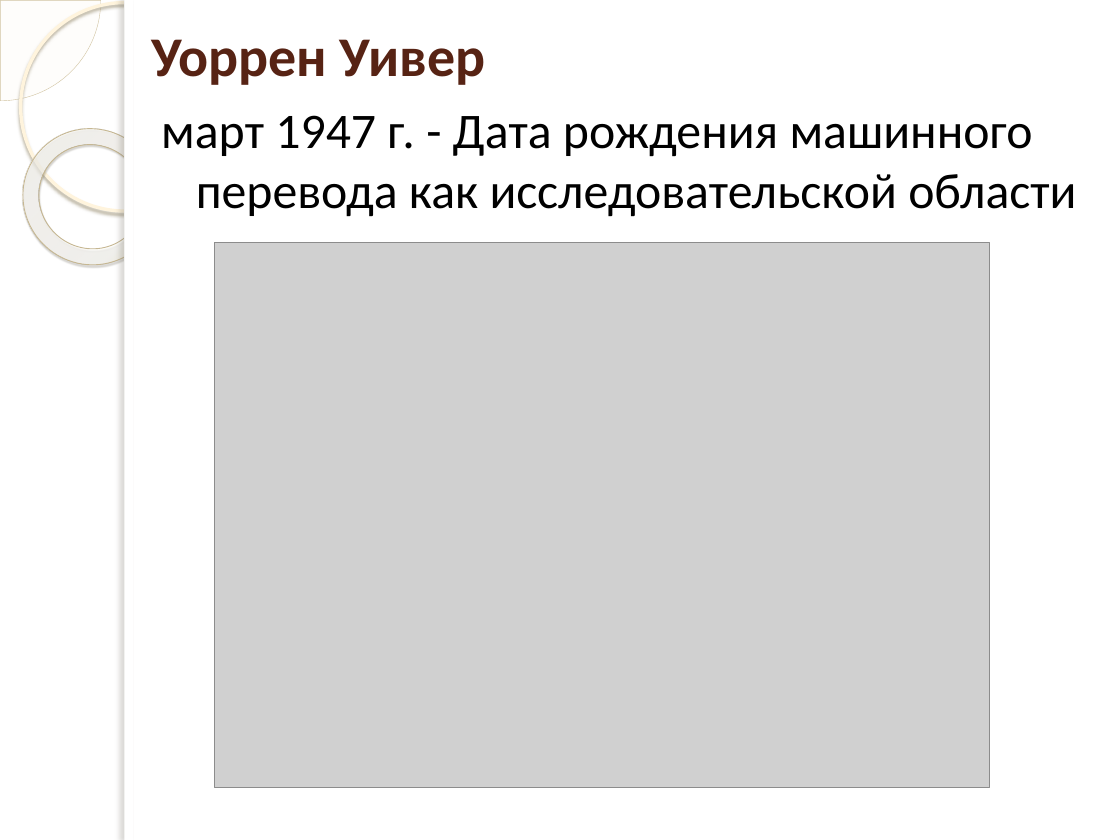
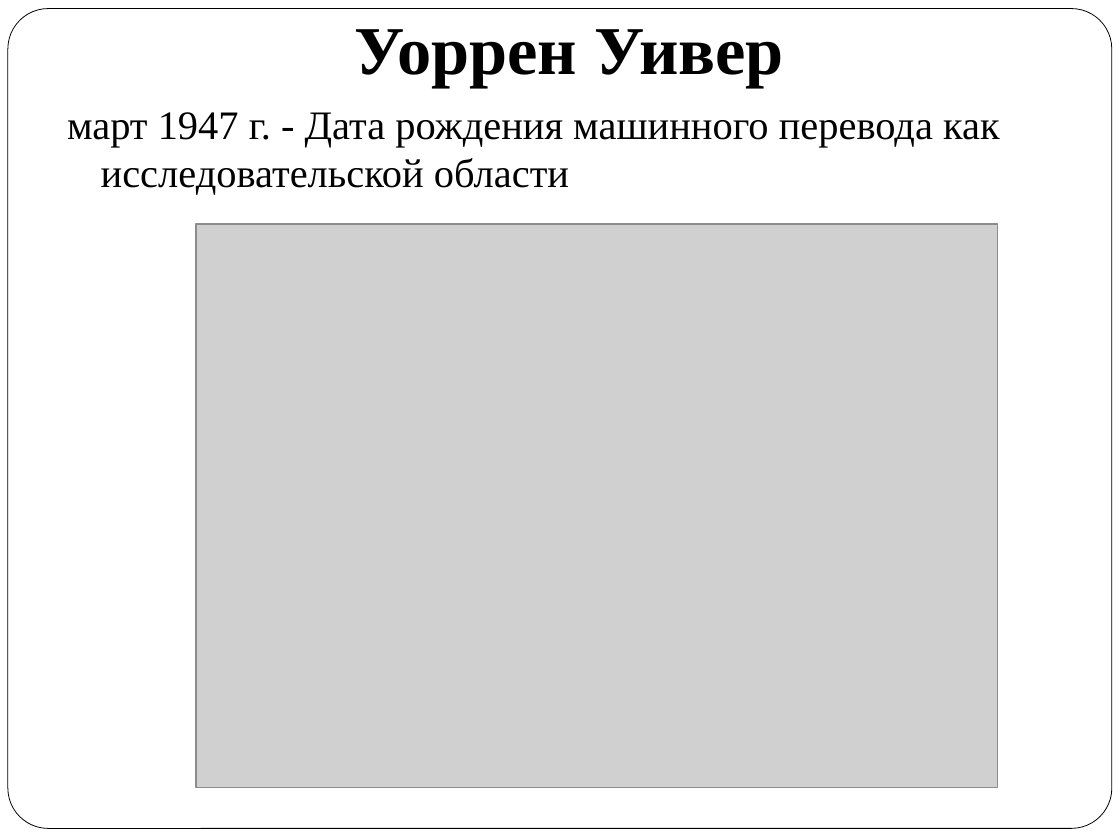
Before and after one commit to AnnaOnuchina/-, a slide deck: slide 5 of Курсовая Машинный перевод.pptx. Drawn at 1120x840 pixels with LibreOffice and Linux fonts; fonts in the diff are those of the drawing; grey boxes stand for pictures; background and template pictures are left out. Boxes give left, top, right and bottom in pixels: in the first picture for what was removed or moved away, otherwise in the second. Text is boxed around its words. In the diff, an @@ line names an element or a change of style, - is before the commit and + after.

```diff
--- a/Курсовая Машинный перевод.pptx
+++ b/Курсовая Машинный перевод.pptx
@@ pie slice (boxed as its full ellipse) removed at (0, 0, 101, 101) @@
@@ rounded rectangle added at (8, 9, 1112, 829), fill #FFFFFF, outline #000000 0.5 pt @@
@@ ellipse removed at (20, 2, 228, 211) @@
@@ title "Уоррен Уивер": place and size @@
-title "Уоррен Уивер" at (151, 39, 486, 85)
+title "Уоррен Уивер" at (354, 29, 783, 87)
@@ title "Уоррен Уивер" at (354, 29, 783, 87): size 36 to 44 pt, font Calibri to Times New Roman, text colour #572314 to #000000; alignment left to centre; vertical alignment middle to bottom @@
@@ rectangle removed at (124, 0, 1120, 840) @@
@@ rectangle removed at (124, 0, 133, 840) @@
@@ donut removed at (0, 101, 187, 292) @@
@@ text "март 1947 г. - Дата ...": place and size @@
-text "март 1947 г. - Дата ..." at (161, 115, 1076, 217)
+text "март 1947 г. - Дата ..." at (67, 112, 1000, 195)
@@ text "март 1947 г. - Дата ..." at (67, 112, 1000, 195): size 32 to 26 pt, font Calibri to Times New Roman; indent changed @@
@@ picture: place and size @@
-picture at (215, 243, 990, 788)
+picture at (196, 224, 997, 787)
```
Also in this commit, not shown: 12 other slides changed.
